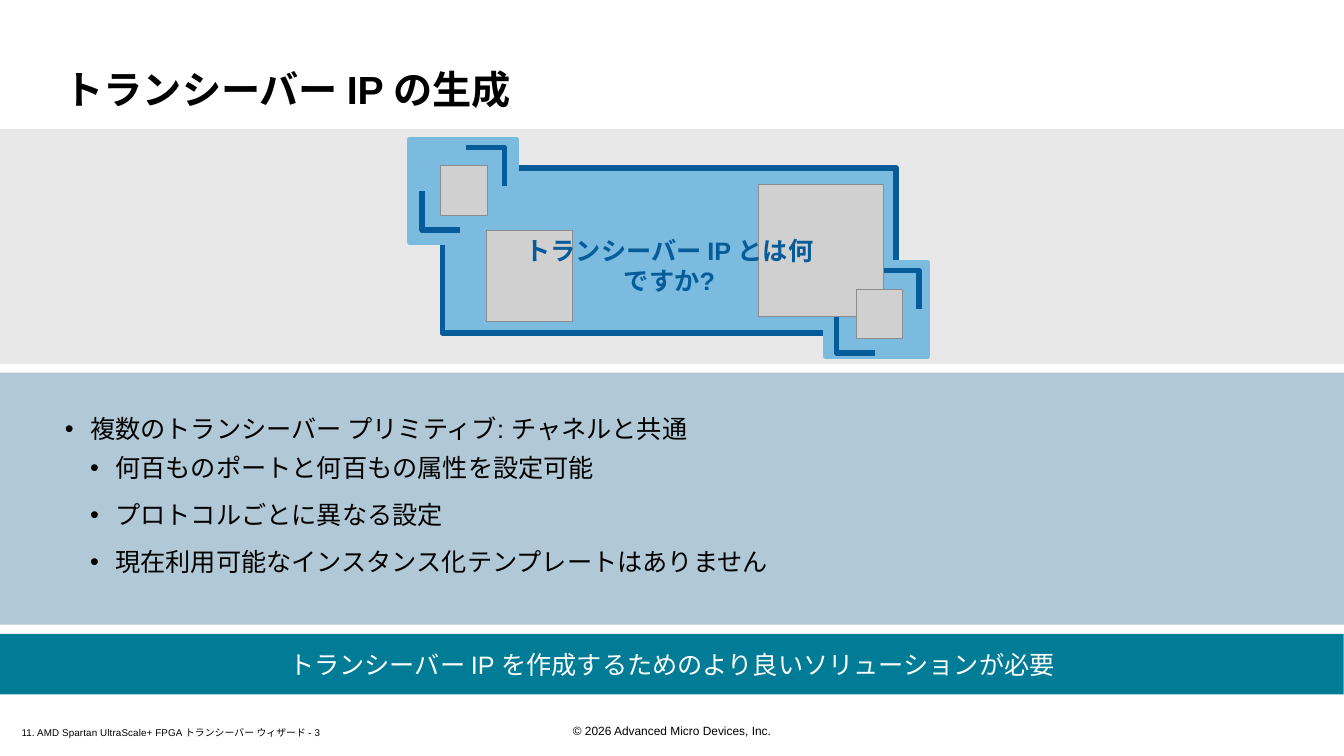
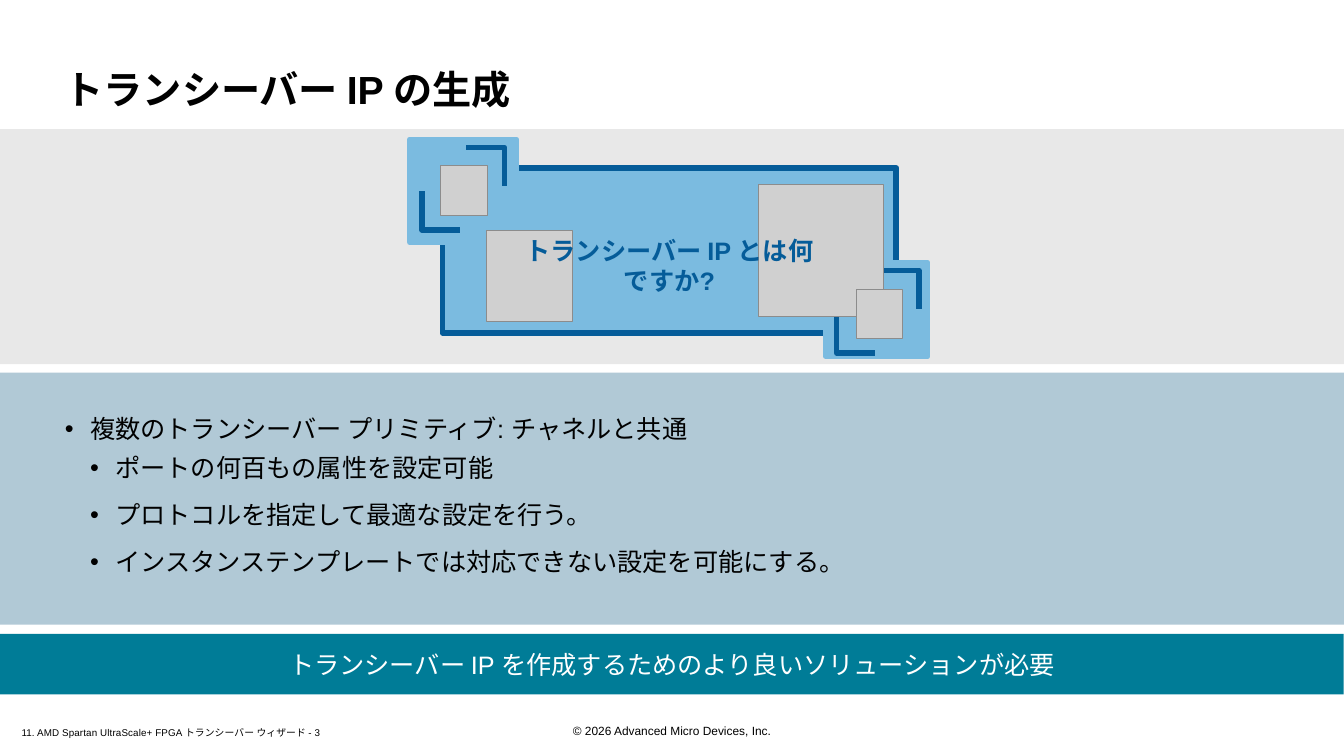
Before and after one commit to hdlabjk/spusp, a slide deck: slide 3 of doc/slides_docx/11. AMD Spartan UltraScale+ FPGAs Transceivers Wizard_ILT_translated_ja.pptx. Drawn at 1344x756 pixels with LibreOffice and Linux fonts; fonts in the diff are those of the drawing; grey boxes stand for pictures; background and template pictures are left out. Boxes give left, top, right and bottom in pixels: in the first picture for what was removed or moved away, otherwise in the second. Text is boxed around its words. In the diff, an @@ line names an element or a change of style, - is before the commit and + after.

```diff
--- a/doc/slides_docx/11. AMD Spartan UltraScale+ FPGAs Transceivers Wizard_ILT_translated_ja.pptx
+++ b/doc/slides_docx/11. AMD Spartan UltraScale+ FPGAs Transceivers Wizard_ILT_translated_ja.pptx
@@ text at [115, 455, 844, 573]: text changed @@
-  • 何百ものポートと何百もの属性を設定可能
-  • プロトコルごとに異なる設定
-  • 現在利用可能なインスタンス化テンプレートはありません
+  • ポートの何百もの属性を設定可能
+  • プロトコルを指定して最適な設定を行う。
+  • インスタンステンプレートでは対応できない設定を可能にする。
```
Also in this commit, not shown: 8 other slides changed, 10 other files.
